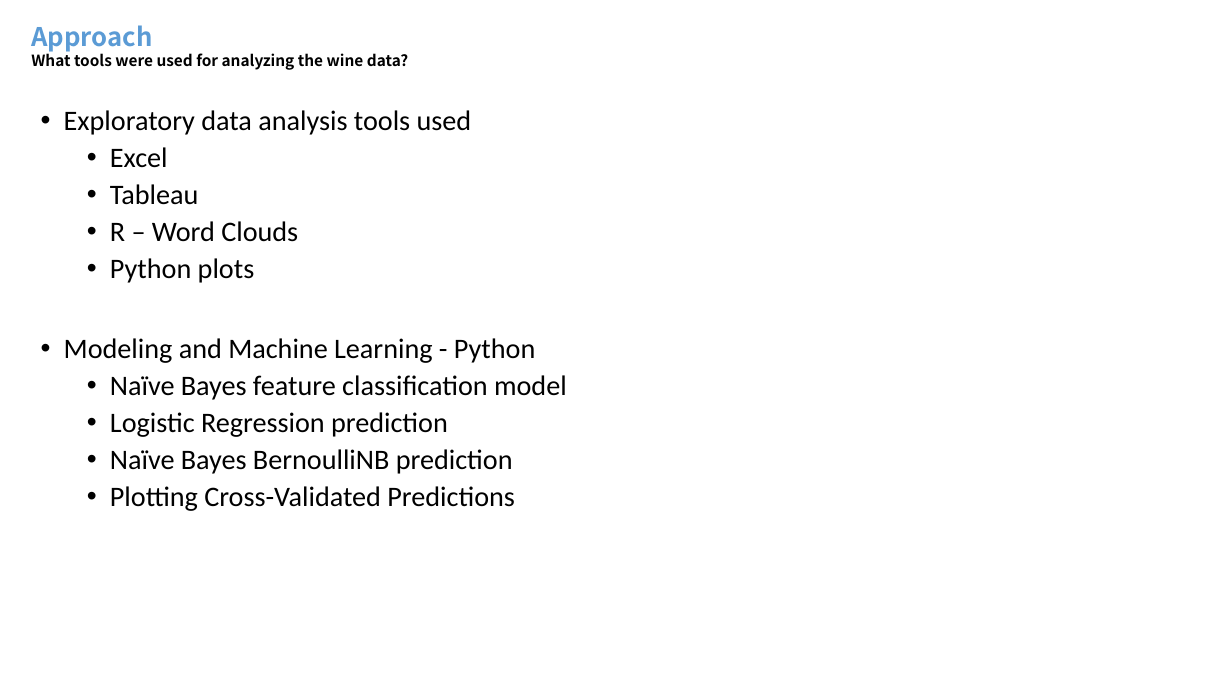
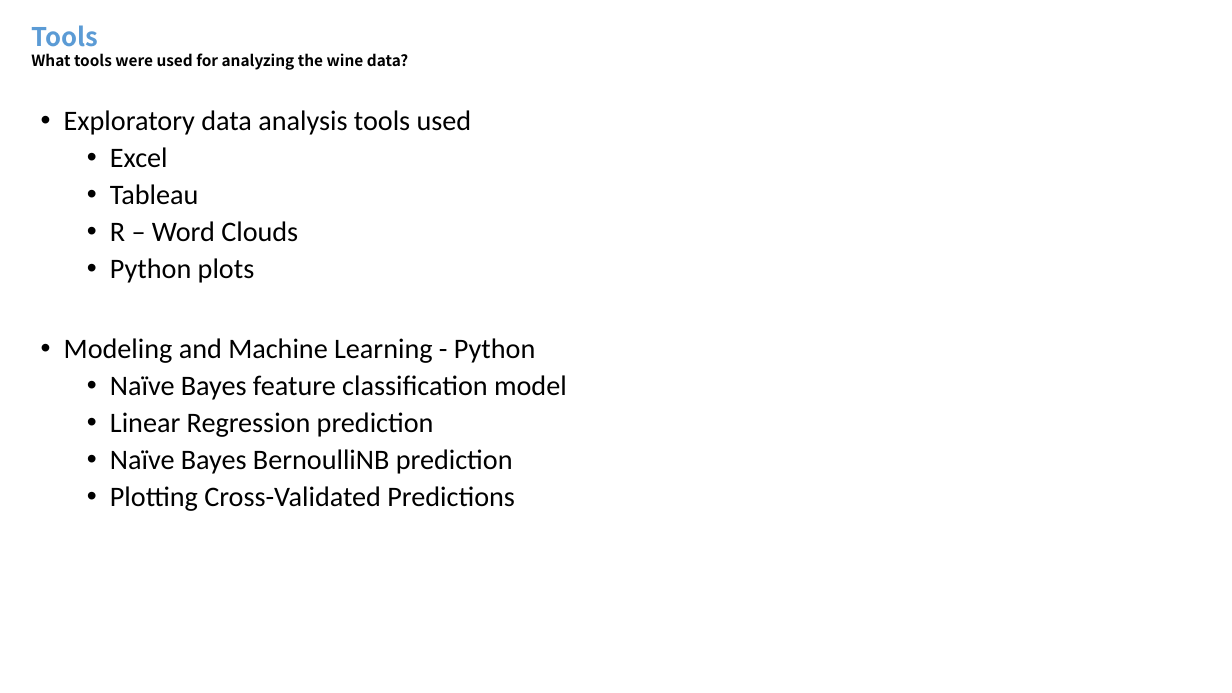
Before and after one commit to mdegrado/Wine-reviews-analysis-and-visualization, a slide deck: slide 3 of winereviews/Wine Reviews Analysis and Visualization.pptx. Drawn at 1232x693 pixels with LibreOffice and Linux fonts; fonts in the diff are those of the drawing. Boxes give left, top, right and bottom in pixels: in the first picture for what was removed or moved away, otherwise in the second. Text is boxed around its words. In the diff, an @@ line names an element or a change of style, - is before the commit and + after.

```diff
--- a/winereviews/Wine Reviews Analysis and Visualization.pptx
+++ b/winereviews/Wine Reviews Analysis and Visualization.pptx
@@ text at [31,25,408,70]: text changed @@
-Approach
-What tools were used for analyzing the wine data?
+Tools
+What tools were used for analyzing the wine data?
@@ text at [110,412,434,437]: text changed @@
-  • Logistic Regression prediction
+  • Linear Regression prediction
```
Also in this commit, not shown: 7 other slides changed, 2 slides removed.
